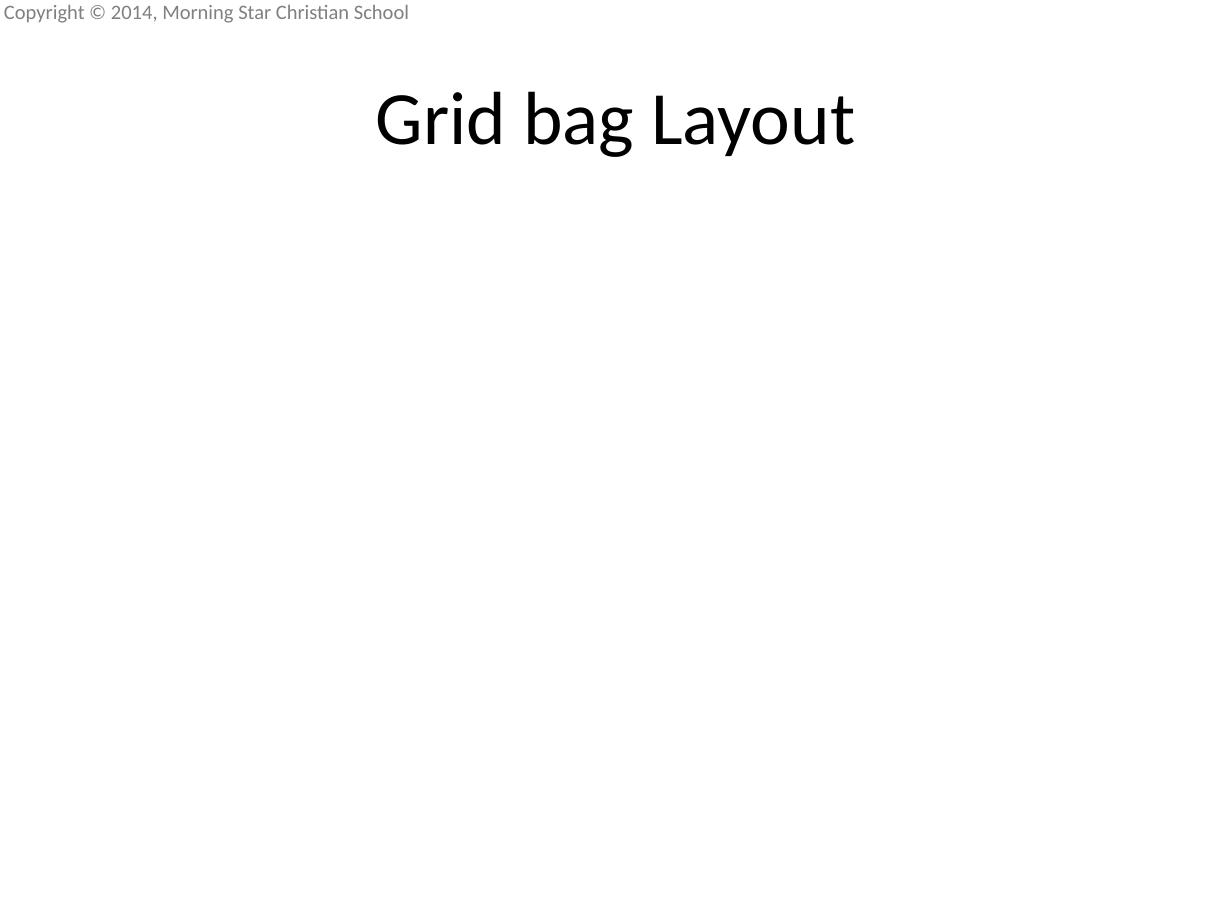
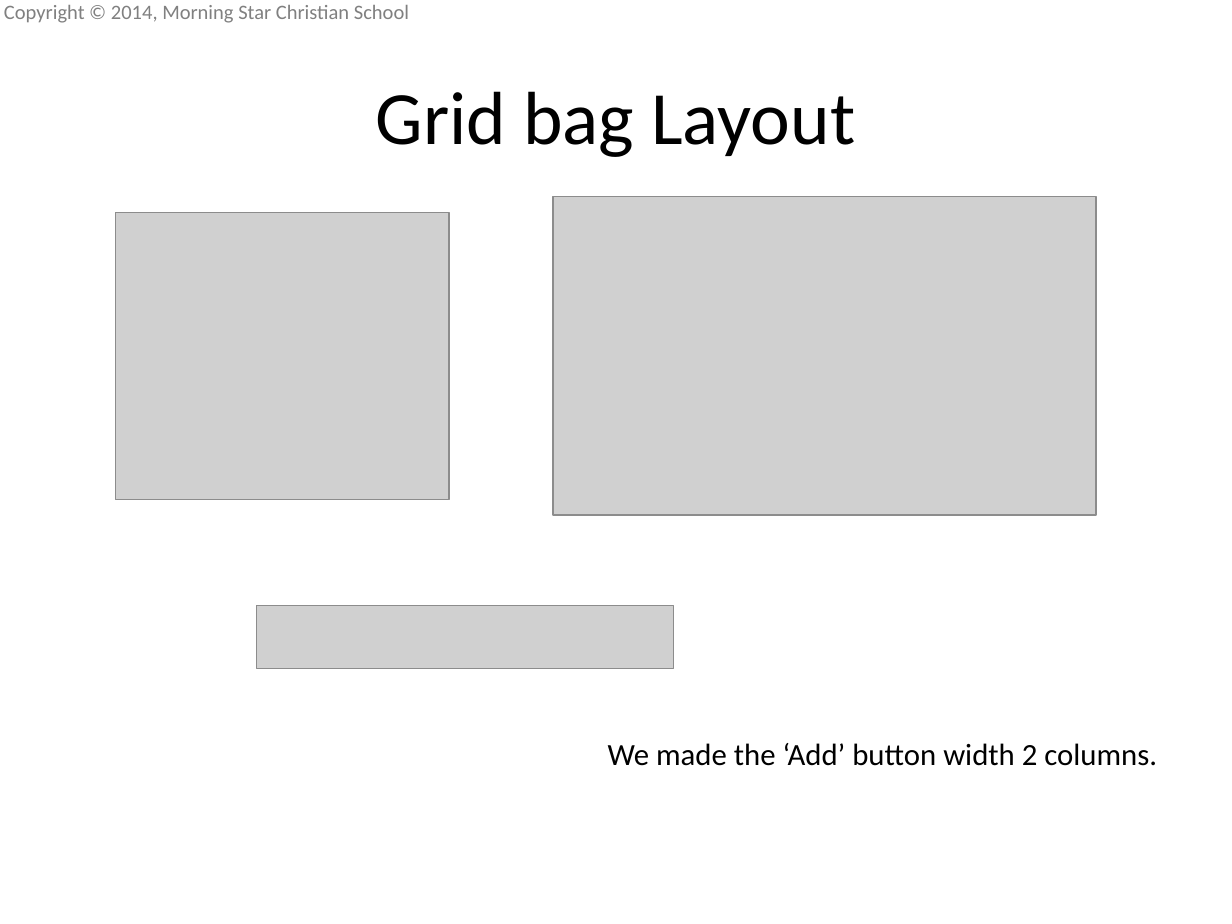
Before and after one commit to mscsbend/presentations, a slide deck: slide 21 of Lesson 3.pptx. Drawn at 1232x924 pixels with LibreOffice and Linux fonts; fonts in the diff are those of the drawing; grey boxes stand for pictures; background and template pictures are left out. Boxes give left, top, right and bottom in pixels: in the first picture for what was removed or moved away, otherwise in the second. Text is boxed around its words. In the diff, an @@ line names an element or a change of style, - is before the commit and + after.

```diff
--- a/Lesson 3.pptx
+++ b/Lesson 3.pptx
@@ picture added at [553,197,1096,515] @@
@@ picture added at [116,212,450,499] @@
@@ picture added at [256,606,674,669] @@
@@ text added at [608,743,1157,766], 18 pt, text #000000 @@
+We made the ‘Add’ button width 2 columns.
```
Also in this commit, not shown: 6 other slides changed, 8 slides added.
